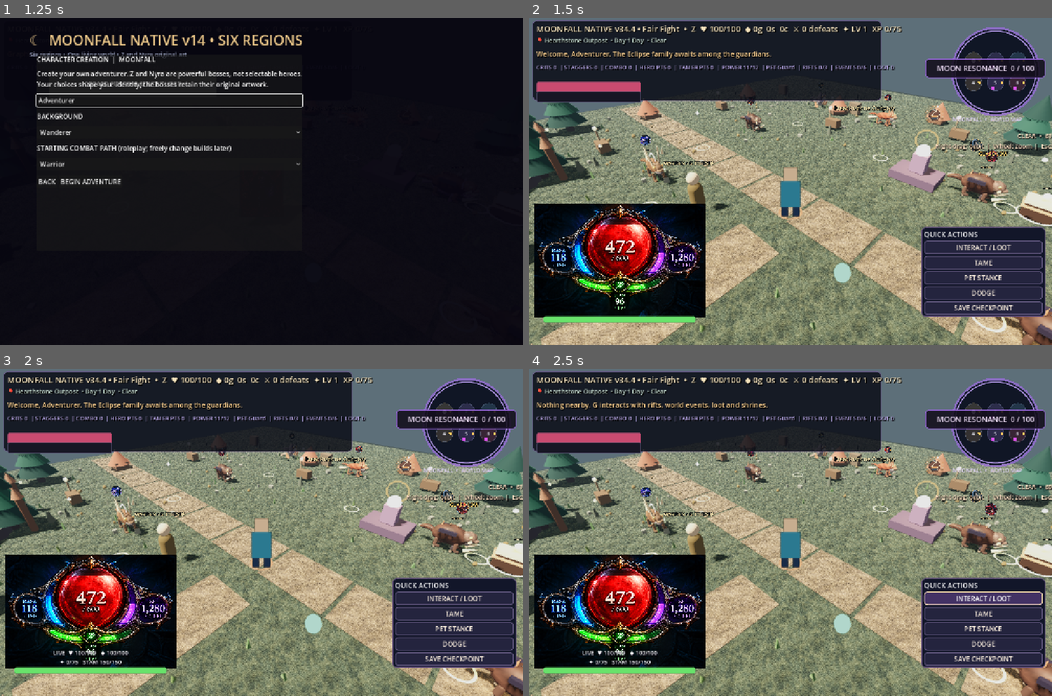
Above: before the commit, frames 1-4 (two rows, left to right).
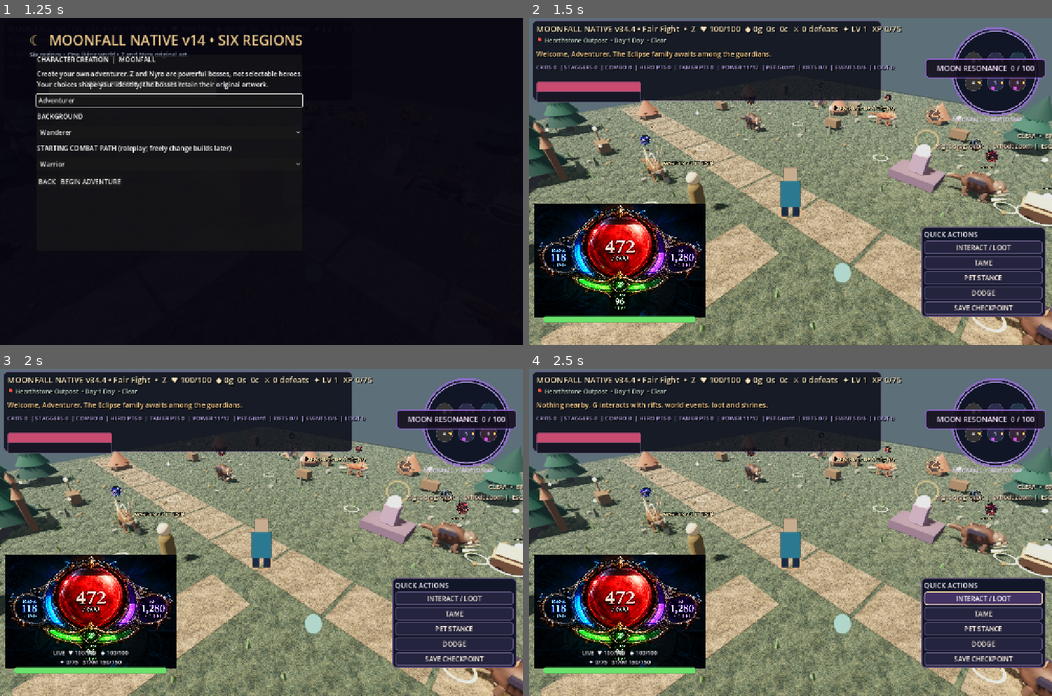
Above: after the commit, the same moments.

Repository: ericgantor-cyber/Moonfall
Game: Godot game, scene res://scenes/main.tscn
The game is run twice, just before and just after one commit, with the same random seed, the same clock (stepped at 60 frames per second) and the same inputs.
Inputs:
- Up to frame 1 (1.25 s): click "CREATE CUSTOM ADVENTURER" at 0.5 s
- Up to frame 2 (1.5 s): click "BEGIN ADVENTURE" at 1.25 s
- Up to frame 3 (2 s): no input
- Up to frame 4 (2.5 s): click "INTERACT / LOOT" at 2 s

Frame 1 is identical in both runs. In frame 2, less than 0.1% of the frame differs, in the area x 86-92%, y 40-43%; in frame 3, less than 0.1%; in frame 4, less than 0.1%.

Commit message:
feat: cinematic Z boss encounter title with timed fade and skip

Diff:
--- a/godot-v38/scripts/native_v38_0.gd
+++ b/godot-v38/scripts/native_v38_0.gd
@@ -14,6 +14,10 @@
 var v399_hero:String="z"
 var v399_identity:Dictionary={}
 var v400_adventurer_sprite:Sprite3D
+var v401_z_intro_seen:bool=false
+var v401_z_intro_timer:float=0.0
+var v401_z_intro_panel:PanelContainer
+var v401_z_intro_label:Label
 
 const V383_BENCHMARK:=preload("res://scripts/systems/combat_benchmark_v383.gd")
 const V384_RINGS:=preload("res://scripts/systems/vitals_rings_v384.gd")
@@ -71,6 +75,7 @@
  _v380_build_status_panel()
  _v384_build_vitals()
  _v398_build_tree()
+ _v401_build_z_intro()
 
 func _build_ui()->void:
  super._build_ui()
@@ -224,6 +229,42 @@
  if not bool(beast.get("v400_bloodline",false)):return
  var title:Label3D=beast.get("nameplate") as Label3D
  if is_instance_valid(title):title.text=str(beast.get("v400_family_name","Eclipse Guardian"))+"  •  PHASE "+str(beast.get("boss_phase",1))
+
+func _v401_build_z_intro()->void:
+ var layer:CanvasLayer=get_node_or_null("NativeAtlasUI") as CanvasLayer
+ if not is_instance_valid(layer):return
+ v401_z_intro_panel=PanelContainer.new()
+ v401_z_intro_panel.name="ZBossCinematicIntroduction"
+ v401_z_intro_panel.set_anchors_preset(Control.PRESET_CENTER)
+ v401_z_intro_panel.custom_minimum_size=Vector2(560,190)
+ v401_z_intro_panel.position=Vector2(-280,-95)
+ layer.add_child(v401_z_intro_panel)
+ var layout:VBoxContainer=VBoxContainer.new()
+ v401_z_intro_panel.add_child(layout)
+ v401_z_intro_label=Label.new()
+ v401_z_intro_label.text="THE ECLIPSE STIRS...\nZ  •  ECLIPSE CHAMPION\nThe moon remembers every fallen blade."
+ v401_z_intro_label.horizontal_alignment=HORIZONTAL_ALIGNMENT_CENTER
+ v401_z_intro_label.add_theme_font_size_override("font_size",25)
+ layout.add_child(v401_z_intro_label)
+ var skip:Button=Button.new()
+ skip.text="SKIP INTRO  (ESC)"
+ skip.pressed.connect(_v401_end_z_intro)
+ layout.add_child(skip)
+ v401_z_intro_panel.visible=false
+
+func _v401_begin_z_intro()->void:
+ if v401_z_intro_seen or not hero_playing or death_active:return
+ v401_z_intro_seen=true
+ v401_z_intro_timer=3.5
+ if is_instance_valid(v401_z_intro_panel):
+  v401_z_intro_panel.visible=true
+  v401_z_intro_panel.modulate.a=0.0
+  var fade:Tween=create_tween()
+  fade.tween_property(v401_z_intro_panel,"modulate:a",1.0,0.7)
+
+func _v401_end_z_intro()->void:
+ v401_z_intro_timer=0.0
+ if is_instance_valid(v401_z_intro_panel):v401_z_intro_panel.visible=false
 
 func _v380_build_status_panel()->void:
  var layer:CanvasLayer=get_node_or_null("NativeAtlasUI") as CanvasLayer
@@ -440,6 +481,10 @@
  if v398_panel.visible:_v398_refresh_tree()
 
 func _unhandled_input(event:InputEvent)->void:
+ if event is InputEventKey and event.pressed and not event.echo and event.keycode==KEY_ESCAPE and v401_z_intro_timer>0.0:
+  _v401_end_z_intro()
+  get_viewport().set_input_as_handled()
+  return
  if event is InputEventKey and event.pressed and not event.echo and event.keycode==KEY_K:
   _v398_toggle_tree()
   get_viewport().set_input_as_handled()
@@ -617,6 +662,8 @@
  v387_stamina=V387_MAX_STAMINA
  v387_stamina_regen_wait=0.0
  v398_ranks={}
+ v401_z_intro_seen=false
+ _v401_end_z_intro()
  if is_instance_valid(v398_panel):v398_panel.visible=false
 
 func _checkpoint_extra_data()->Dictionary:
@@ -686,6 +733,16 @@
 
 func _process(delta:float)->void:
  super._process(delta)
+ if v401_z_intro_timer>0.0:
+  v401_z_intro_timer=maxf(0.0,v401_z_intro_timer-delta)
+  if v401_z_intro_timer<=0.0:_v401_end_z_intro()
+ if hero_playing and not v401_z_intro_seen and is_instance_valid(player):
+  for encounter in beasts:
+   if bool(encounter.get("boss",false)) and bool(encounter.get("alive",false)) and str(encounter.get("v400_family_name","")).begins_with("Z "):
+    var target:Node3D=encounter.get("body") as Node3D
+    if is_instance_valid(target) and player.global_position.distance_to(target.global_position)<18.0:
+     _v401_begin_z_intro()
+     break
  if hero_playing and not death_active and not menu_open:
   v385_mana=minf(V385_MAX_MANA,v385_mana+(V385_MANA_REGEN+0.75*float(v398_ranks.get("magic_focus",0)))*maxf(0.0,delta))
   var stamina_step:float=maxf(0.0,delta)
